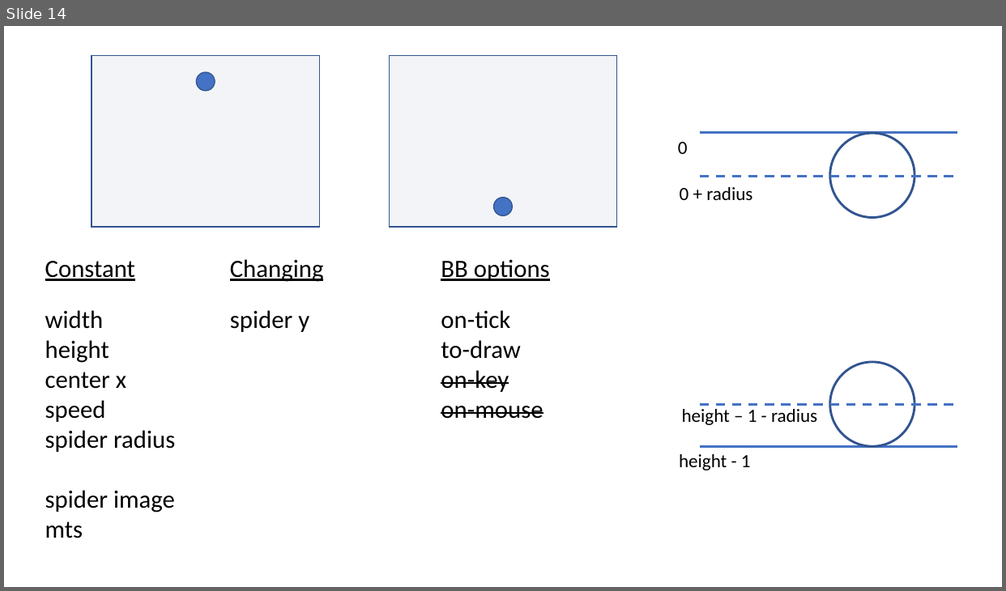
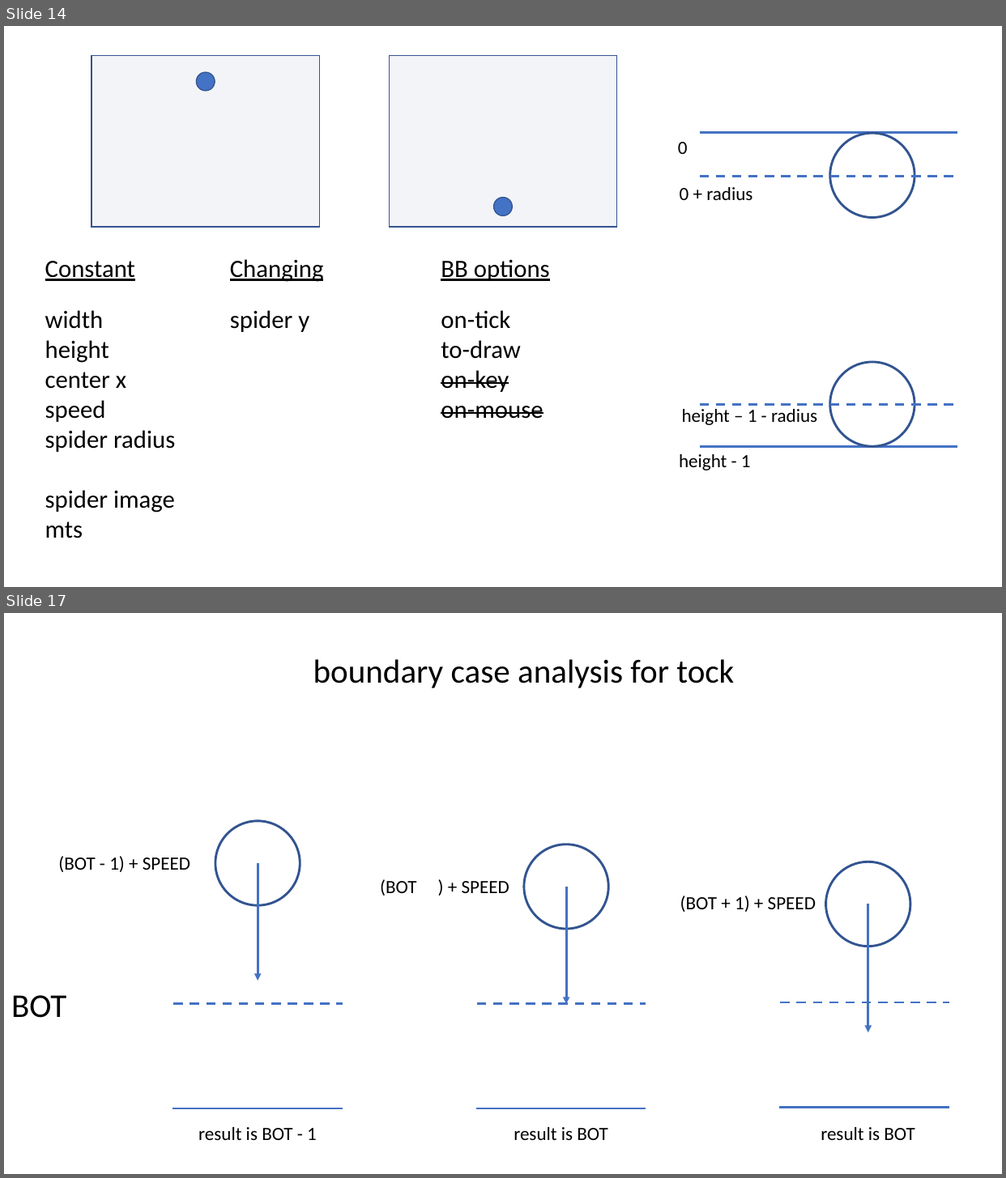
Before and after one commit to GregorKiczales/spd-materials, a slide deck: instructor/l04/l04-pad.pptx. Shown one above the other, each under a label of ours: slide 14 before the commit, slides 14 and 17 after it; the slides between them are not shown. The pictures are 1006x591 and 1006x1178 pixels, drawn with LibreOffice and Linux fonts; fonts in the diff are those of the drawing. Boxes give left, top, right and bottom in pixels: in the first picture for what was removed or moved away, otherwise in the second. Text is boxed around its words. In the diff, an @@ line names an element or a change of style, - is before the commit and + after.

Commit message:
make bounday case analysis in l04 consistent w/ l05

```diff
--- a/instructor/l04/l04-pad.pptx
+++ b/instructor/l04/l04-pad.pptx
@@ slide 17 added at (4, 613, 1002, 1174), background #FFFFFF @@
@@ text added at (313, 659, 734, 688), 32 pt, text #000000 @@
+boundary case analysis for tock
@@ text added at (58, 856, 190, 872), 18 pt, text #000000 @@
+(BOT - 1) + SPEED
@@ group added at (172, 821, 343, 1109): 2 lines, 1 ellipse, 1 arrow @@
@@ text added at (380, 879, 509, 896), 18 pt, text #000000 @@
+(BOT ) + SPEED
@@ group added at (476, 845, 646, 1109): 2 lines, 1 ellipse, 1 arrow @@
@@ text added at (680, 896, 816, 912), 18 pt, text #000000 @@
+(BOT + 1) + SPEED
@@ group added at (780, 862, 949, 1108): 2 lines, 1 ellipse, 1 arrow @@
@@ text added at (11, 995, 66, 1018), 32 pt, text #000000 @@
+BOT
@@ text added at (198, 1127, 317, 1140), 18 pt, text #000000 @@
+result is BOT - 1
@@ text added at (513, 1127, 607, 1140), 18 pt, text #000000 @@
+result is BOT
@@ text added at (820, 1127, 914, 1140), 18 pt, text #000000 @@
+result is BOT
```
Also in this commit, not shown: 1 other slide added, 1 slide removed.
